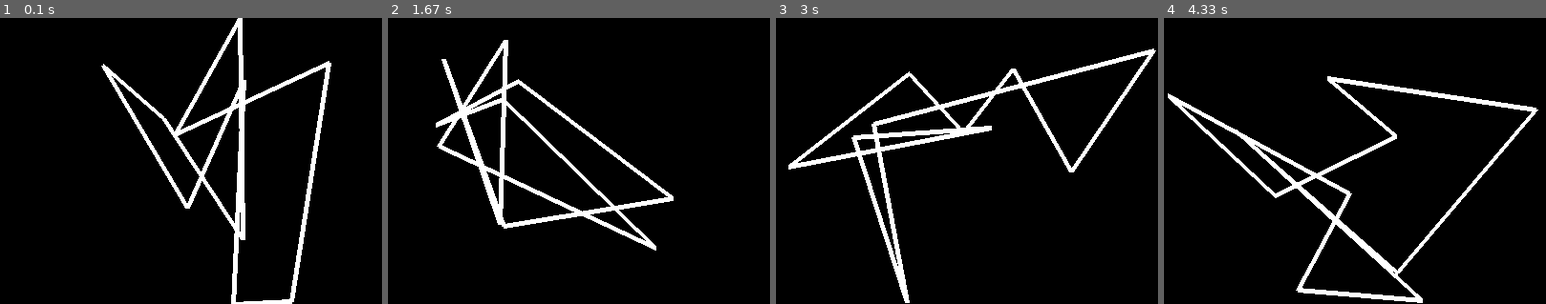
Above: before the commit, frames 1-4 (left to right).
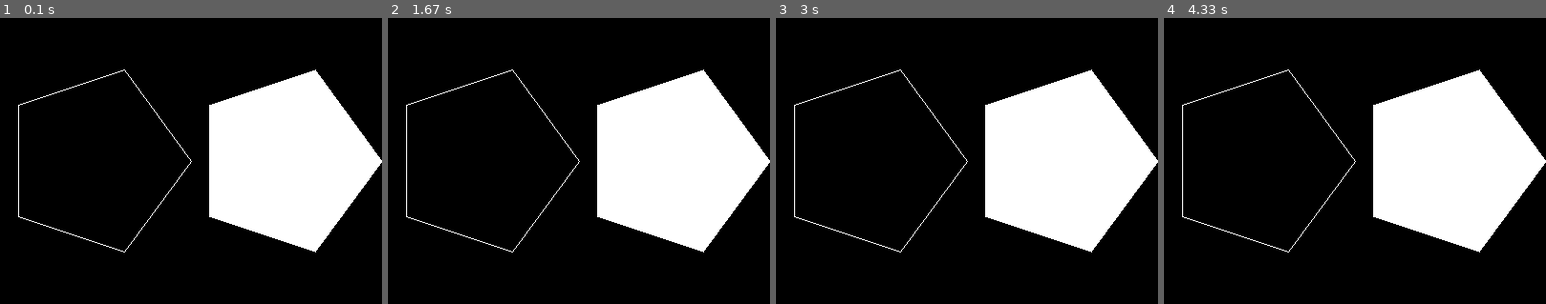
Above: after the commit, the same moments.

Repository: taketo-eng/pygame-practice
Game: pygame game, started from main.py
Same seed, same stepped clock (60 frames per second), same inputs: the game is played once before the commit and once after it.
Inputs:
- Up to frame 1 (0.1 s): no input
- Up to frame 2 (1.67 s): no input
- Up to frame 3 (3 s): no input
- Up to frame 4 (4.33 s): no input

The runs differ from the first frame. In frame 1, 21% of the frame differs, in the area x 4-100%, y 0-100%; in frame 2, 24%; in frame 3, 25%, in the area x 3-100%, y 10-100%; in frame 4, 24%.

Commit message:
polygonメソッドに触れてみた

Diff:
--- a/main.py
+++ b/main.py
@@ -1,7 +1,7 @@
+from math import sin, cos, radians
 import sys
 import pygame
 from pygame.locals import QUIT
-import random
 
 pygame.init()
 #ウィンドウの大きさ
@@ -19,14 +19,16 @@
 
         SURFACE.fill((0, 0, 0))
 
-        pointlist = []
+        pointlist0, pointlist1 = [], []
 
-        for _ in range(10):
-            xpos = random.randint(0, 400)
-            ypos = random.randint(0, 300)
-            pointlist.append((xpos, ypos))
+        for theta in range(0, 360, 72):
+            rad = radians(theta)
+            pointlist0.append((cos(rad)*100 + 100, sin(rad)*100 + 150))
+            pointlist1.append((cos(rad)*100 + 300, sin(rad)*100 + 150))
 
-        pygame.draw.lines(SURFACE, (255, 255, 255), True, pointlist, 5)
+        pygame.draw.lines(SURFACE, (255, 255, 255), True, pointlist0)
+        pygame.draw.polygon(SURFACE, (255, 255, 255), pointlist1)
+
 
         pygame.display.update()
 
